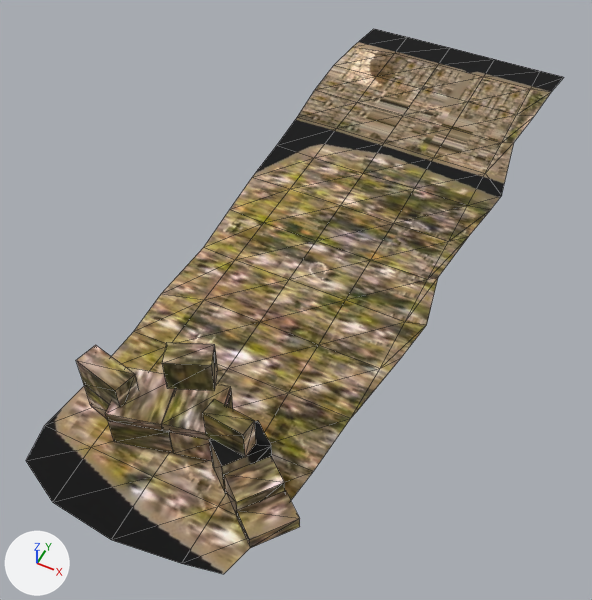
A saved change to the glTF model godot/project/assets/forest_rescue/landmarks/lf_env_ruined_watchpost_LOD2.glb.
Camera for both pictures: a camera (50 mm lens) standing at (11.9, -14.4, 27.1) and looking at (0.7, 8.0, -0.8). Every picture has the same lights, and +X, +Y and +Z are marked at lower left. The picture after the commit comes second. Mesh edges are drawn as thin lines. Where no turn or scale is listed for an object, it has been applied to the vertices. Vertices at exactly the same position are counted once.

In view in the first picture: 'lf_env_ruined_watchpost_LOD2', 'lf_env_ruined_watchpost_base_LOD2'.
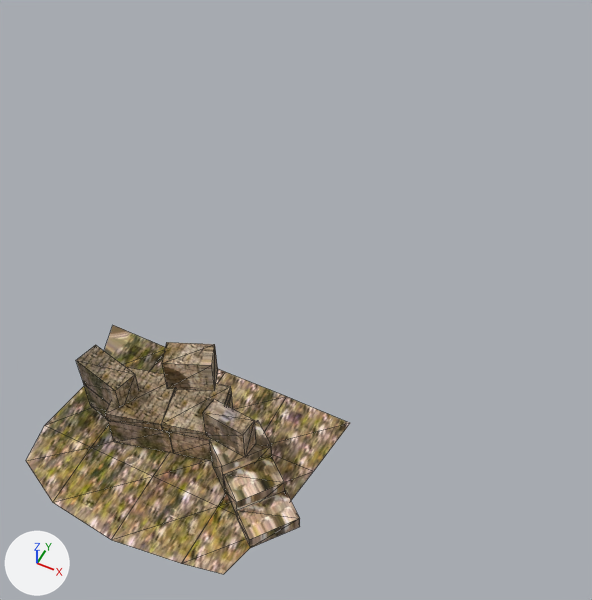
Pixel boxes (x1, y1, x2, y2) of what changed, in the pictures (592 x 600 px):
'lf_env_ruined_watchpost_base_LOD2', reshaped (40% narrower, 54% shorter): before (26, 29, 564, 574); after (26, 325, 350, 574)
part 1 of me_lf_env_ruined_watchpost_base_lod2, cut back: before (111, 29, 564, 471); after (104, 325, 350, 471)
part 2 of me_lf_env_ruined_watchpost_base_lod2, surface changed: (26, 386, 313, 574) in both
part 3 of me_lf_env_ruined_watchpost_lod2, surface changed: (76, 342, 300, 548) in both

What changed in the scene script:
```text
Change me_lf_env_ruined_watchpost_base_lod2:
    used by ob_lf_env_ruined_watchpost_base_lod2; location = (0.0, 0.0, 0.0)
    remove me_lf_env_ruined_watchpost_base_lod2.from_pydata(...)  # 81 vertices, 124 faces; spans x -5.4..7.2, y -5.7..30.0, z -0.1..0.0
    add me_lf_env_ruined_watchpost_base_lod2.from_pydata(...)  # 20 vertices, 24 faces; spans x -5.4..5.8, y -5.7..2.5, z -0.1..0.0
    me_lf_env_ruined_watchpost_base_lod2 part 1
    66 vertices are removed from x -5.4..7.2, y 2.6..30.0, z -0.1..0.0
    108 faces are deleted
    5 vertices are added at (-5.4, 2.5, 0.0), (-2.6, 2.5, -0.1), (0.2, 2.5, -0.1), (3.0, 2.5, 0.0), (5.8, 2.5, 0.0)
    8 new faces join them
    me_lf_env_ruined_watchpost_base_lod2 part 2: 16 kept faces spanning x -4.8..5.4, y -5.7..0.1, z -0.1..0.0 get new texture (UV) coordinates
Change me_lf_env_ruined_watchpost_lod2:
    where me_lf_env_ruined_watchpost_lod2.from_pydata(...)  # 88 vertices, 110 faces; spans x -3.71..5.98, y -3.79..0.77, z 0.0..4.93
    used by ob_lf_env_ruined_watchpost_lod2_1; location = (0.0, 0.0, 0.0)
    me_lf_env_ruined_watchpost_lod2 part 3: texture (UV) coordinates of 110 of 110 faces, centred in x -3.64..5.67, y -3.54..0.64, z 0.22..4.93, changed; they spanned u 0.35..0.48, v 0.0..1.0 and now span u 0.0..1.0, v 0.0..0.97
```
